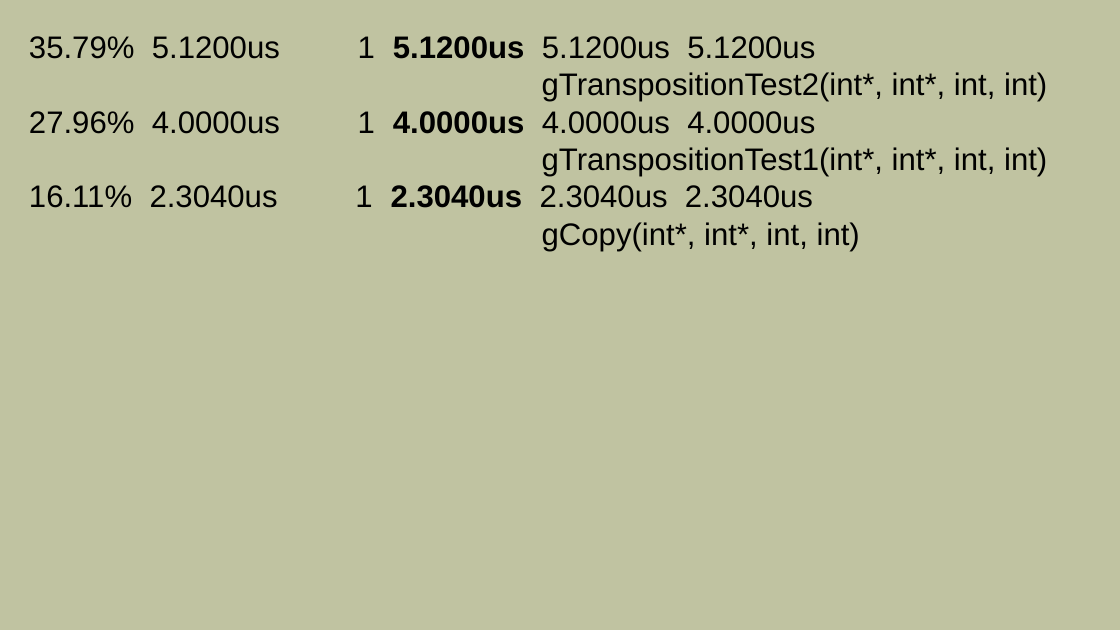
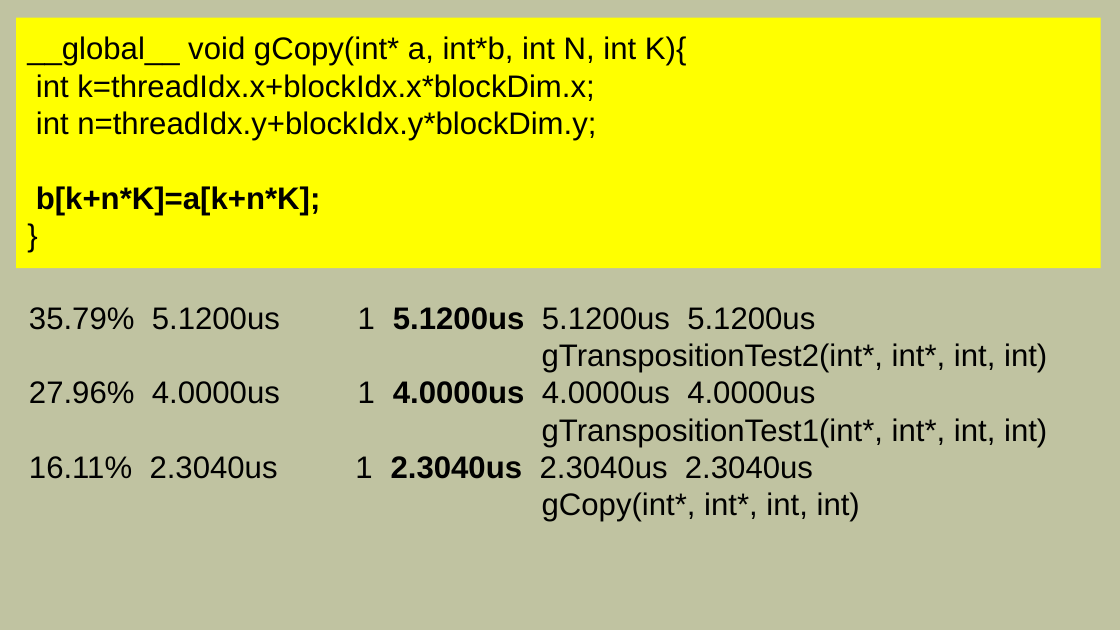
Before and after one commit to mlkv52/sibsutis_cuda_bachelors-2025, a slide deck: slide 4 of Лекции/pptx/Лекция6-ПГП-2025.pptx (slide 8 before the commit). Drawn at 1120x630 pixels with LibreOffice and Linux fonts; fonts in the diff are those of the drawing. Boxes give left, top, right and bottom in pixels: in the first picture for what was removed or moved away, otherwise in the second. Text is boxed around its words. In the diff, an @@ line names an element or a change of style, - is before the commit and + after.

```diff
--- a/Лекции/pptx/Лекция6-ПГП-2025.pptx
+++ b/Лекции/pptx/Лекция6-ПГП-2025.pptx
@@ rectangle added at [16,18,1100,269], fill #FFFF00, 20 pt, text #000000 @@
+__global__ void gCopy(int* a, int*b, int N, int K){
+int k=threadIdx.x+blockIdx.x*blockDim.x;
+int n=threadIdx.y+blockIdx.y*blockDim.y;
+b[k+n*K]=a[k+n*K];
+}
@@ text "35.79% 5.1200us 1 5.1200us 5.1200us ...": place and size @@
-text "35.79% 5.1200us 1 5.1200us 5.1200us ..." at [29,36,1047,251]
+text "35.79% 5.1200us 1 5.1200us 5.1200us ..." at [29,307,1047,522]
```
Also in this commit, not shown: 1 other slide changed, 5 slides removed, 1 other file.
